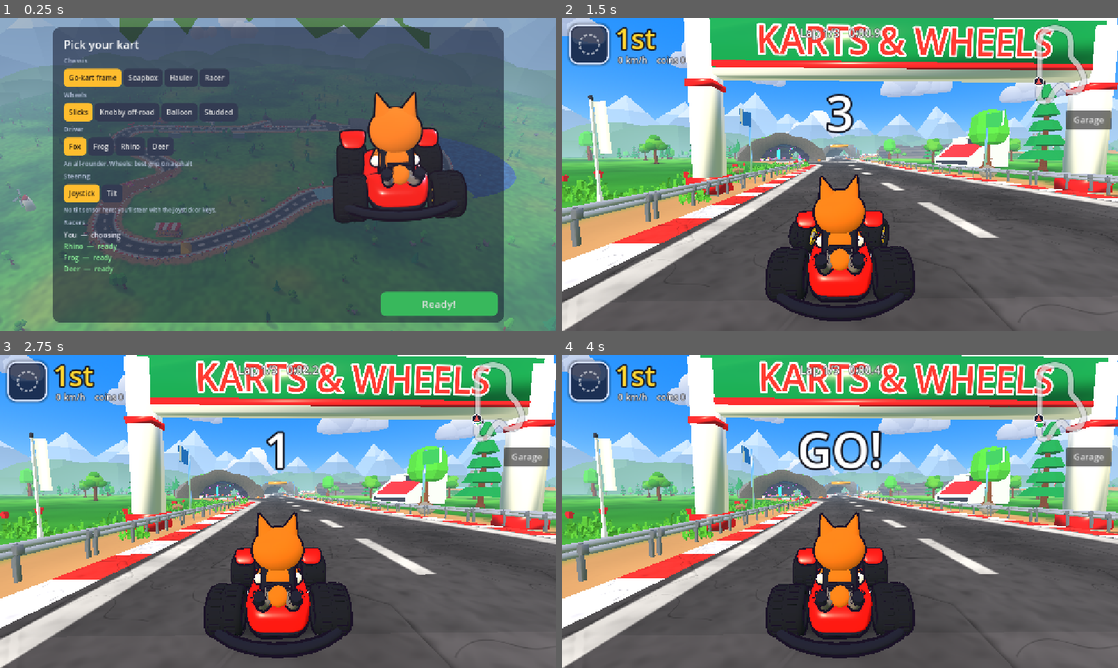
Above: before the commit, frames 1-4 (two rows, left to right).
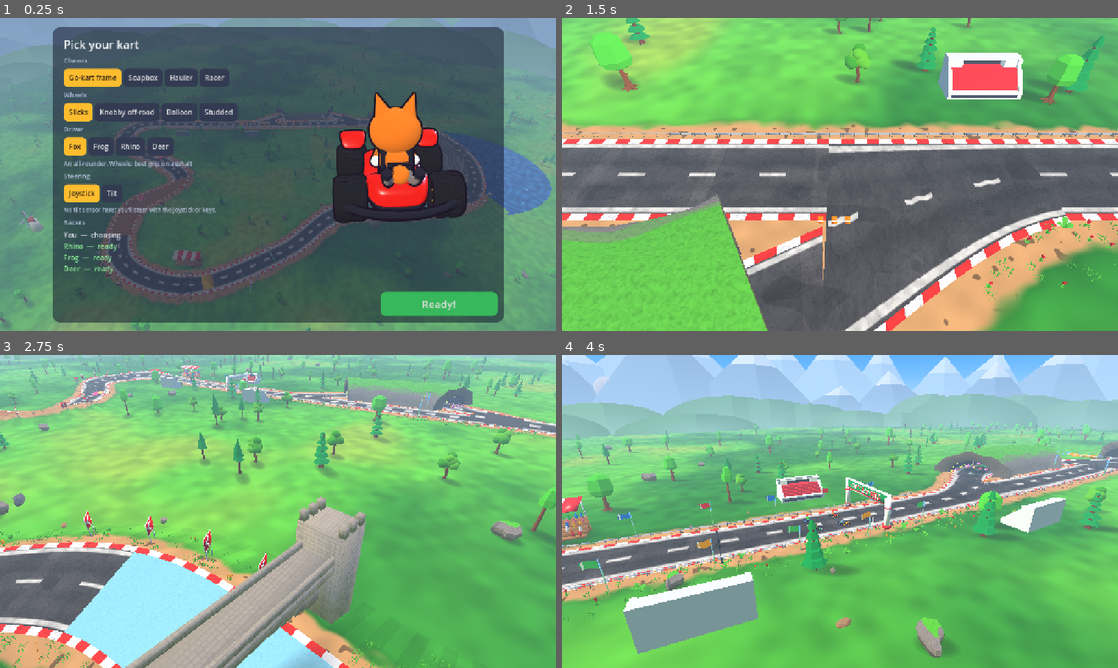
Above: after the commit, the same moments.

Repository: lukechn99/games
Game: Godot game, scene res://scenes/main.tscn
Same seed, same stepped clock (60 frames per second), same inputs: the game is played once before the commit and once after it.
Inputs (mouse positions are in pixels of both pictures, inside the frame that each line leads up to):
- Up to frame 1 (0.25 s): no input
- Up to frame 2 (1.5 s): click "Ready!" at 0.5 s; tap Enter at 1.25 s; move the mouse to (962, 158) at 1.27 s; hold D (steer_right) from 1.28 s (still down); hold Shift (drift) from 1.28 s (still down); click (962, 158) at 1.42 s
- Up to frame 3 (2.75 s): tap Space at 1.52 s; release D (steer_right) at 2 s; release Shift (drift) at 2 s; drag from (166, 527) to (250, 574) at 2.02 s
- Up to frame 4 (4 s): move the mouse to (895, 442) at 2.77 s; hold D (steer_right) 2.78-3.5 s; tap E (item) at 2.85 s; drag from (812, 574) to (673, 464) at 3.52 s

The runs differ from the first frame. In frame 1, 14% of the frame differs, in the area x 0-100%, y 0-100%; in frame 2, 91%; in frame 3, 98%; in frame 4, 98%.

Commit message:
Karts & Wheels: level grid, karts held until GO, start-of-race fly-in
- Mining Mountain's start is level, and every kart is held still on the
  grid until the lights go green, so nobody rolls back.
- Fly-in: once everyone is ready, the camera carries on from the aerial
  tour for one more full circle round the map, outside the track and above
  the scenery, coming lower, then swoops down to the race camera behind
  your kart. 3, 2, 1 follows. Online, the start is 8 s after the last
  Ready (was 5) to fit it. ?introt=T holds the fly-in at T for checking.
- Aerial views and clouds are centred on each track's own map.
- Mining Mountain: a rounded summit with a small blue-white snow cap (the
  wide flat snowfield filled the aerial view with white); the cavern's
  dark floor no longer shows over the valley.

Co-Authored-By: Claude Opus 5.5 <noreply@anthropic.com>
Claude-Session: https://claude.ai/code/session_01KfLUHNsrhXFzoqocSTpJTD

Diff:
--- a/racing/scripts/kart/chase_camera.gd
+++ b/racing/scripts/kart/chase_camera.gd
@@ -84,6 +84,13 @@
 	return _target_xf().origin - f * DISTANCE + Vector3.UP * HEIGHT + review_offset.x * f.cross(Vector3.UP) + Vector3.UP * review_offset.y
 
 
+## Where the camera sits and looks once it's behind the kart (the end of
+## the start-of-race fly-in).
+func rest_view() -> Array:
+	var f := _flat_forward()
+	return [_desired_position(), _target_xf().origin + f * LOOK_AHEAD + Vector3.UP * 0.75]
+
+
 func _process(delta: float) -> void:
 	if target == null:
 		return
--- a/racing/scripts/kart/kart.gd
+++ b/racing/scripts/kart/kart.gd
@@ -220,6 +220,8 @@
 ## Another player's kart (online): it isn't simulated here. It follows the
 ## positions that player's game sends, smoothly, and only counts laps.
 var remote := false
+## Held on the grid before the start: can't roll, whatever the slope.
+var hold := false
 var _net_pos := Vector3.ZERO
 var _net_rot := Quaternion.IDENTITY
 var _net_vel := Vector3.ZERO
@@ -292,6 +294,10 @@
 	if remote:
 		_follow_net(delta)
 		return
+	if hold:
+		linear_velocity.x = 0.0
+		linear_velocity.z = 0.0
+		angular_velocity.y = 0.0
 	var xf := global_transform
 	var up := xf.basis.y
 	var fwd := -xf.basis.z
--- a/racing/scripts/main.gd
+++ b/racing/scripts/main.gd
@@ -35,9 +35,6 @@
 	var q0 := str(JavaScriptBridge.eval("location.search", true)) if OS.has_feature("web") else ""
 	if q0.contains("track=mine"):
 		track.layout = "mine"
-		# The valley far below fades into haze.
-		_env.fog_height = MineTrack.FLOOR + 22.0
-		_env.fog_height_density = 0.06
 	add_child(track)
 	camera = ChaseCamera.new()
 	add_child(camera)
@@ -85,6 +82,14 @@
 		add_child(BotDriver.new(player_kart, track, "hard", 99))
 		if q.contains("view=side"):
 			ChaseCamera.review_offset = Vector2(4.0, 2.5)
+		if q.contains("introt="):
+			_intro_pin = float(q.split("introt=")[1].split("&")[0])
+		if q.contains("intro"):
+			# Start from the aerial tour, as after the kart builder.
+			_fly_over(0.0)
+			camera.follow(player_kart)
+			start_race()
+			_begin_intro()
 	else:
 		_open_lobby()
 	# Compile every shader now, behind the lobby, instead of mid-race (once
@@ -149,12 +154,12 @@
 	if phase == "race" and _in_lobby:
 		lobby.close()
 		_in_lobby = false
-		hud.visible = true
-		camera.set_process(true)
 		camera.follow(player_kart if player_kart else karts[0])
 		start_race()
-		# Everyone's lights go green at the same moment, by the host's clock.
+		# Everyone's lights go green at the same moment, by the host's clock;
+		# the fly-in fills the time before the numbers.
 		_countdown = maxf(0.5, float(st.get("startAt", 0.0)) / 1000.0 - Net.host_now())
+		_begin_intro(maxf(0.5, _countdown - 3.0))
 		print("[race] green in %.1f s (start %.1f, host now %.1f), %d karts" % [_countdown, float(st.get("startAt", 0.0)) / 1000.0, Net.host_now(), karts.size()])
 	if phase == "done":
 		_show_results(st)
@@ -304,11 +309,102 @@
 ## Behind the lobby: a slow aerial circle round the whole track.
 func _fly_over(delta: float) -> void:
 	_tour += delta
-	var center := Vector3(95, 0, -40)
+	var center := track.map_centre()
+	var r := track.map_radius() * 1.05 + 40.0
 	var a := _tour * 0.08
-	camera.global_position = center + Vector3(cos(a) * 260.0, 150.0, sin(a) * 260.0)
+	camera.global_position = center + Vector3(cos(a) * r, 150.0 + r * 0.1, sin(a) * r)
 	camera.look_at(center + Vector3(0, -10, 0), Vector3.UP)
 	camera.fov = 55.0
+
+
+# --- Fly-in -------------------------------------------------------------
+# Once everyone's ready, the camera carries on from the aerial tour round
+# the map: one more full circle, spiralling down toward the grid, ending
+# right behind your kart where the race camera takes over.
+
+const INTRO := 4.5
+var _intro_len := INTRO
+var _intro_left := 0.0
+var _intro_pin := -1.0   # ?introt=T: hold the fly-in at T (0..1), for checking it
+var _intro_ceiling := 0.0
+var _intro_from := Vector3.ZERO   # [radius, height, angle] when it began
+
+
+func _begin_intro(seconds := INTRO) -> void:
+	_intro_len = seconds
+	_intro_left = seconds
+	var c := track.map_centre()
+	var off := camera.global_position - c
+	_intro_from = Vector3(Vector2(off.x, off.z).length(), off.y, atan2(off.z, off.x))
+	_intro_ceiling = -1.0   # measured on the first frame (the scenery's solid by then)
+	camera.set_process(false)
+	hud.visible = false
+	# Standalone: the countdown starts after the fly-in. (Online it's set by
+	# the host's clock, already counting.)
+	if not Net.active:
+		_countdown = 3.0 + seconds
+
+
+## How high the scenery reaches, so the high part of the circle clears it.
+func _measure_ceiling() -> void:
+	var c := track.map_centre()
+	_intro_ceiling = 0.0
+	var sp := get_world_3d().direct_space_state
+	var rr := track.map_radius()
+	for ix in 13:
+		for iz in 13:
+			var p := c + Vector3((ix / 6.0 - 1.0) * rr, 0.0, (iz / 6.0 - 1.0) * rr)
+			var hit := sp.intersect_ray(PhysicsRayQueryParameters3D.create(p + Vector3.UP * 400.0, p + Vector3.DOWN * 200.0))
+			if not hit.is_empty():
+				_intro_ceiling = maxf(_intro_ceiling, (hit["position"] as Vector3).y)
+
+
+func _intro(delta: float) -> void:
+	if _intro_ceiling < 0.0:
+		_measure_ceiling()
+	_intro_left = maxf(0.0, _intro_left - delta)
+	var t := 1.0 - _intro_left / _intro_len
+	if _intro_pin >= 0.0:
+		t = _intro_pin
+		_intro_left = _intro_len
+	var e := t * t * (3.0 - 2.0 * t)   # ease in and out
+	var grid := player_kart.global_position if player_kart else track.grid_transform(0).origin
+	var rest: Array = camera.rest_view()
+	# The circle's centre slides from the middle of the map to the grid as
+	# it tightens and drops; the last part blends onto the race camera.
+	# Circle outside the track, round the middle of the map, looking in at
+	# the stretch of road below; one full turn plus whatever it takes to end
+	# over the grid. (Outside the track, the mountain stays behind the road
+	# instead of between it and the camera.)
+	var mid := track.map_centre()
+	# End the circle right above where the race camera will be, so the last
+	# swoop is straight down onto it.
+	var rest0: Vector3 = rest[0]
+	var to_grid := Vector2(rest0.x - mid.x, rest0.z - mid.z)
+	var end_ang := atan2(to_grid.y, to_grid.x)
+	var sweep := TAU + fposmod(end_ang - _intro_from.z, TAU)
+	var ang := _intro_from.z + sweep * e
+	var radius := lerpf(_intro_from.x, to_grid.length(), e)
+	# Coming down from the tour's height to a lower top view; the last part
+	# swoops from there straight down onto the kart.
+	var height := lerpf(_intro_from.y, maxf(_intro_ceiling + 30.0, grid.y + 45.0), e)
+	var pos := mid + Vector3(cos(ang) * radius, 0.0, sin(ang) * radius)
+	pos.y = height
+	var hit := get_world_3d().direct_space_state.intersect_ray(PhysicsRayQueryParameters3D.create(pos + Vector3.UP * 200.0, pos + Vector3.DOWN * 300.0))
+	if not hit.is_empty():
+		pos.y = maxf(pos.y, (hit["position"] as Vector3).y + 30.0)
+	var below := track.transform_at(track.offset_of(pos)).origin
+	var look := below.lerp(grid + Vector3.UP * 0.8, smoothstep(0.35, 0.8, e))
+	var land := smoothstep(0.62, 1.0, t)
+	pos = pos.lerp(rest[0], land)
+	look = look.lerp(rest[1], land)
+	camera.global_position = pos
+	camera.look_at(look, Vector3.UP)
+	camera.fov = lerpf(55.0, ChaseCamera.BASE_FOV, land)
+	if _intro_left <= 0.0:
+		camera.follow(camera.target)
+		camera.set_process(true)
+		hud.visible = true
 
 
 ## Races begin with everyone picking a kart and tapping Ready (design doc 4).
@@ -321,10 +417,9 @@
 			hud.set_choice(c, t, d))
 		lobby.all_ready.connect(func():
 			_in_lobby = false
-			hud.visible = true
-			camera.set_process(true)
 			camera.follow(player_kart)
-			start_race())
+			start_race()
+			_begin_intro())
 	var names := []
 	for k in karts:
 		if k != player_kart:
@@ -581,6 +676,7 @@
 		k.held_item = ""
 		k.sticky_time = 0.0
 		k.reset_physics_interpolation()
+		k.hold = true
 	_countdown = 3.0
 	_racing = false
 	player.locked = true
@@ -599,15 +695,19 @@
 	if _in_lobby:
 		_fly_over(delta)
 		return
+	if _intro_left > 0.0:
+		_intro(delta)
 	if _racing:
 		_watch_frame_rate(delta)
 	if not _racing:
 		var before := ceili(_countdown)
 		_countdown -= delta
 		if _countdown > 0.0:
-			center_text = str(ceili(_countdown))
+			center_text = str(ceili(_countdown)) if _countdown <= 3.0 else ""
 		else:
 			center_text = "GO!"
+			for k in karts:
+				k.hold = false
 			_racing = true
 			player.locked = false
 			_set_bots_enabled(true)
--- a/racing/scripts/track/mine_track.gd
+++ b/racing/scripts/track/mine_track.gd
@@ -49,6 +49,9 @@
 		# The ledge climbs to the far side of the mountain and back down.
 		var u := float(i) / n
 		var y := 14.0 + 9.0 * (1.0 - cos(u * TAU)) * 0.5 + 2.0 * sin(u * TAU * 3.0)
+		# Level round the start, so karts wait on the grid without rolling.
+		if i <= 1 or i >= n - 3:
+			y = 14.0
 		pts.append(world(SKETCH[i], y))
 	t.points = pts
 	t.surface_zones = [
@@ -224,7 +227,10 @@
 			near[k] = clampf((half + 14.0 - dist) / 4.0, 0.0, 1.0)
 			var h := y_r - 0.35
 			if dist > half + 12.0:
-				h += minf((dist - half - 12.0) * 1.5, 70.0) + noise.get_noise_2d(p.x, p.y) * 6.0
+				# Steep slopes, easing into a rounded summit instead of a flat
+				# snowfield.
+				var rise := (dist - half - 12.0) * 1.5
+				h += (rise if rise < 55.0 else 55.0 + (rise - 55.0) * 0.35) + noise.get_noise_2d(p.x, p.y) * 7.0
 			if dist < half + 1.5:
 				h = y_r - 0.8   # under the road edge
 			# The tunnel: high above it inside, cut down where it comes out.
@@ -289,6 +295,9 @@
 	var m := ShaderMaterial.new()
 	m.shader = load("res://shaders/rock.gdshader")
 	m.set_shader_parameter("detail", load(Palette.TEX_DIR + "rock.png"))
+	# Snow only on the very top, and a soft blue-white so it isn't glare.
+	m.set_shader_parameter("snow_line", 100.0)
+	m.set_shader_parameter("snow", Color(0.86, 0.9, 0.97))
 	return m
 
 
@@ -527,7 +536,9 @@
 	var mid := t.branch_frame((da + db) * 0.5, i)
 	var pit := MeshInstance3D.new()
 	var plane := PlaneMesh.new()
-	plane.size = Vector2(220, (db - da) + 160)
+	# Just the cavern's footprint (it's deep inside the mountain): any bigger
+	# and it showed as a black sheet over the valley outside.
+	plane.size = Vector2(Track.ROAD_WIDTH + 36.0, (db - da) + 2.0)
 	pit.mesh = plane
 	pit.transform = Transform3D(mid.basis, Vector3(mid.origin.x, 0.3, mid.origin.z))
 	var pm := StandardMaterial3D.new()
--- a/racing/scripts/track/set_pieces.gd
+++ b/racing/scripts/track/set_pieces.gd
@@ -754,14 +754,16 @@
 	var st := _new_st()
 	var rng := RandomNumberGenerator.new()
 	rng.seed = 5
-	var center := Vector3(80, 0, -30)
+	# Round this track, well outside where the aerial views fly.
+	var center := t.map_centre()
+	var reach := t.map_radius() + 160.0
 	var sun := -KartVisual.sun_dir
 	var top := Color(1.0, 1.0, 1.0)
 	var belly := Color(0.7, 0.77, 0.9)
 	for c in 13:
 		var a := TAU * c / 13.0 + rng.randf() * 0.25
 		var low := c % 3 == 0     # some sit low on the horizon, behind the hills
-		var r := rng.randf_range(560, 700) if low else rng.randf_range(380, 540)
+		var r := (reach + rng.randf_range(260, 400)) if low else (reach + rng.randf_range(60, 220))
 		var base := center + Vector3(cos(a) * r, rng.randf_range(30, 60) if low else rng.randf_range(95, 150), sin(a) * r)
 		var w := rng.randf_range(90, 190) * (1.4 if low else 1.0)
 		var tall := w * rng.randf_range(0.35, 0.7)
--- a/racing/scripts/track/track.gd
+++ b/racing/scripts/track/track.gd
@@ -77,6 +77,24 @@
 static var detail_reach := 1.0
 var coin_spots: Array[Vector3] = []   # coins on the road (dressing.gd, items.gd)
 var bridge: Node3D   # the mine's rope bridge (SwayBridge), if any
+
+
+## The middle of the lap and how far it reaches, for aerial views.
+func map_centre() -> Vector3:
+	var c := Vector3.ZERO
+	for x in _samples:
+		c += x.origin
+	c /= maxf(1.0, _samples.size())
+	c.y = 0.0
+	return c
+
+
+func map_radius() -> float:
+	var c := map_centre()
+	var r := 0.0
+	for x in _samples:
+		r = maxf(r, Vector2(x.origin.x - c.x, x.origin.z - c.z).length())
+	return r
 
 
 ## On the rope bridge's deck (see SwayBridge.holds).
@@ -336,6 +354,13 @@
 	mi.mesh = plane
 	mi.position = Vector3(80, ground_y, -30)
 	mi.material_override = _grass_mat(false)
+	if layout == "mine":
+		# The valley floor far below the ledge, softened into haze.
+		var m: ShaderMaterial = mi.material_override
+		var haze := Color(0.7, 0.82, 0.88)
+		m.set_shader_parameter("deep", Color(0.22, 0.55, 0.2).lerp(haze, 0.55))
+		m.set_shader_parameter("fresh", Color(0.42, 0.78, 0.26).lerp(haze, 0.55))
+		m.set_shader_parameter("dry", Color(0.66, 0.78, 0.3).lerp(haze, 0.55))
 	b.add_child(mi)
 	_bake_road_distance()
 
@@ -499,6 +524,7 @@
 			# Layered stone (the mine's rock shader, in cooler greys).
 			var rm := MineTrack.rock_material()
 			rm.set_shader_parameter("use_gravel", false)
+			rm.set_shader_parameter("snow_line", 999.0)
 			# (On the mine, the mountain's own sandstone, so the cliff under
 			# the ledge matches it.)
 			if layout != "mine":
Not shown, changed: docs/racing/DESIGN.md
Not shown, changed: lib/games/racing/rules.ts
Not shown, changed: tests/racing.test.ts
